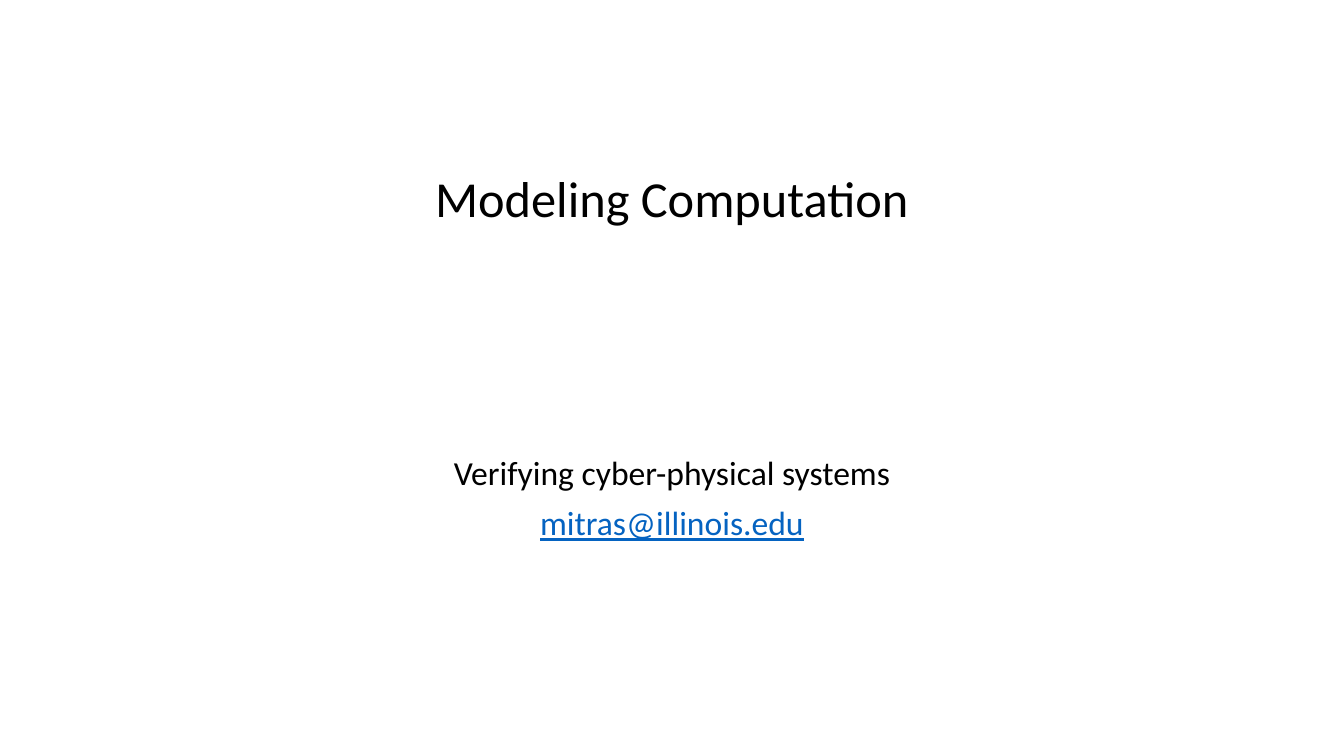
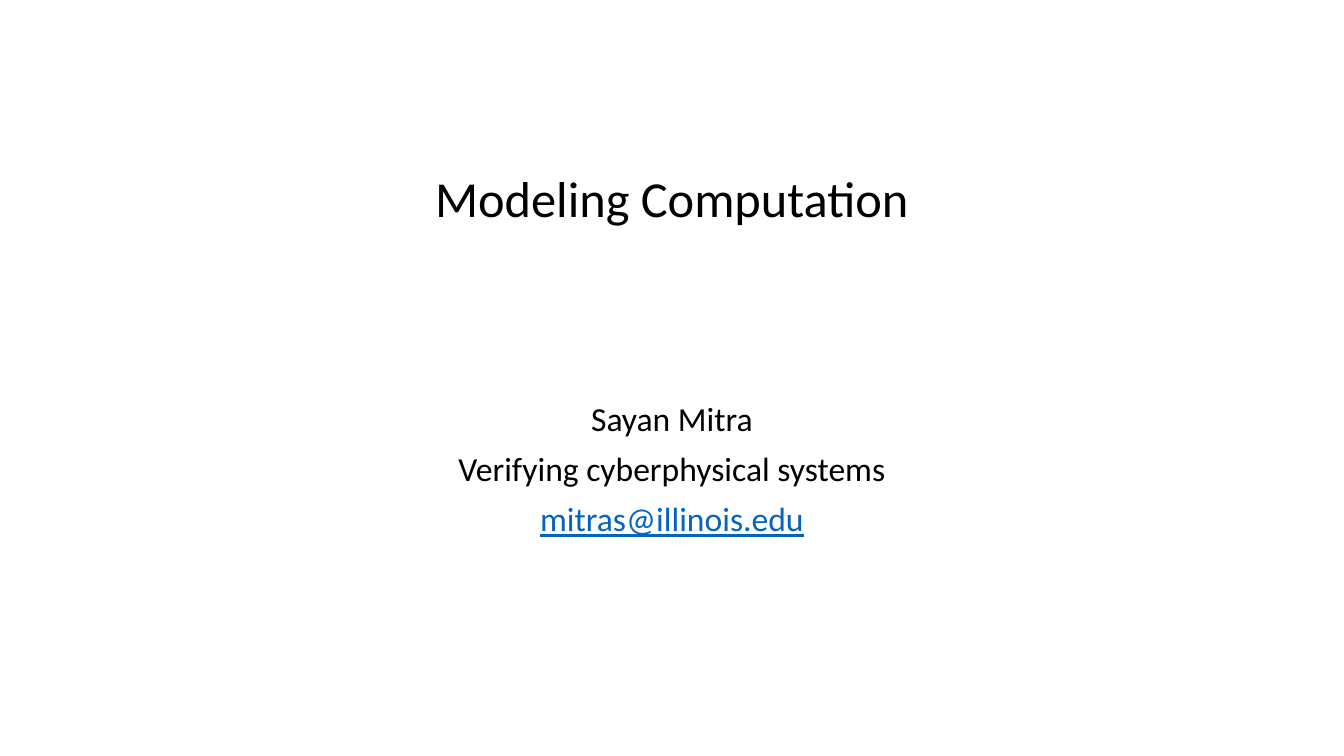
Before and after one commit to sayanmitracode/cpsbooksite, a slide deck: slide 1 of Slides/ModelingComputation.pptx. Drawn at 1344x756 pixels with LibreOffice and Linux fonts; fonts in the diff are those of the drawing. Boxes give left, top, right and bottom in pixels: in the first picture for what was removed or moved away, otherwise in the second. Text is boxed around its words. In the diff, an @@ line names an element or a change of style, - is before the commit and + after.

Commit message:
first slides

```diff
--- a/Slides/ModelingComputation.pptx
+++ b/Slides/ModelingComputation.pptx
@@ subtitle at bbox=[458, 408, 885, 487]: text changed @@
-Verifying cyber-physical systems
+Sayan Mitra
+Verifying cyberphysical systems
```
Also in this commit, not shown: 2 other files.
